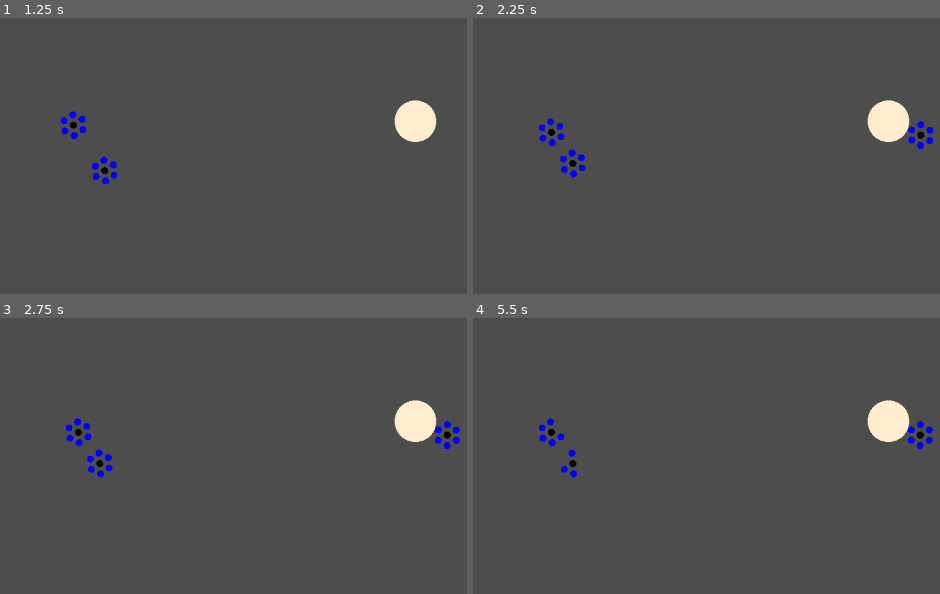
Above: before the commit, frames 1-4 (two rows, left to right).
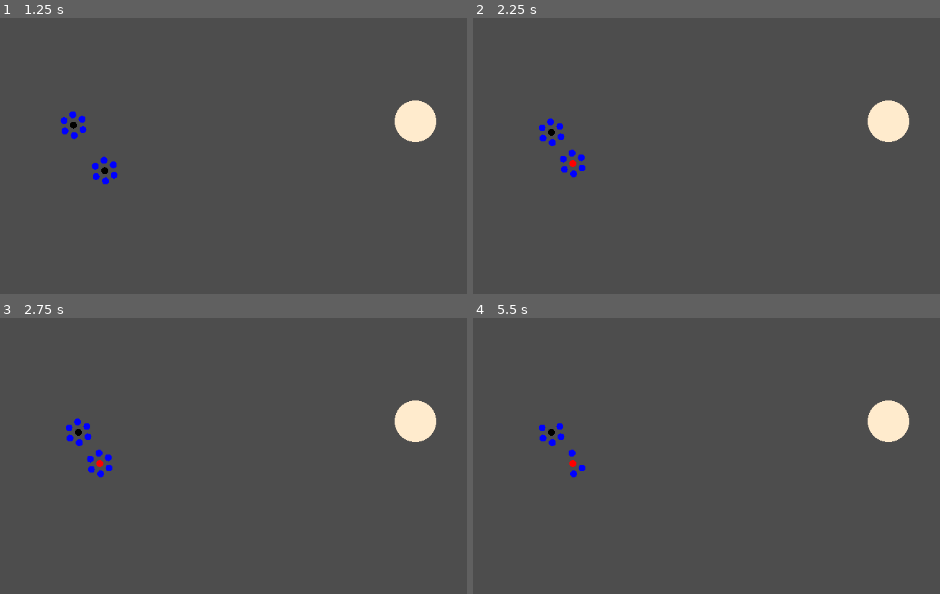
Above: after the commit, the same moments.

Repository: the-alex-g/CardGame
Game: Godot game, scene res://world/world.tscn
Same seed, same stepped clock (60 frames per second), same inputs: the game is played once before the commit and once after it.
Inputs (mouse positions are in pixels of both pictures, inside the frame that each line leads up to):
- Up to frame 1 (1.25 s): move the mouse to (28, 62) at 0.52 s; click (28, 62) at 0.67 s
- Up to frame 2 (2.25 s): move the mouse to (575, 169) at 1.27 s; click (575, 169) at 1.42 s; tap Enter at 2 s; move the mouse to (888, 120) at 2.02 s; click (888, 120) at 2.17 s
- Up to frame 3 (2.75 s): no input
- Up to frame 4 (5.5 s): tap Space at 2.75, 5 s; move the mouse to (921, 433) at 2.77 s; click (921, 433) at 2.92 s; move the mouse to (outside the picture) at 3.52 s; click (outside the picture) at 3.67 s; tap Enter at 4.25 s; move the mouse to (631, 475) at 4.27 s; click (631, 475) at 4.42 s; move the mouse to (911, 541) at 5.02 s; click (911, 541) at 5.17 s

Frame 1 is identical in both runs. In frame 2, 0.3% of the frame differs, in the area x 20-99%, y 37-54%; in frame 3, 0.3%; in frame 4, 0.4%, in the area x 15-99%, y 36-57%.

Commit message:
Add adding captains to units

Diff:
--- a/project/shared/selection_manager.gd
+++ b/project/shared/selection_manager.gd
@@ -8,7 +8,8 @@
 
 
 func _ready()->void:
-	object = load("res://unit/unit.tscn").instantiate()
+	object = load("res://soldier/captain/captain.tscn").instantiate()
+	object.color = Color.RED
 
 
 func _set_object(value:Node2D)->void:
--- a/project/unit/unit.gd
+++ b/project/unit/unit.gd
@@ -183,11 +183,19 @@
 	_targeting_system.aquired_new_target.connect(Callable(captain, "_on_unit_targeting_update_target"))
 
 
+func _resolve_click()->void:
+	match SelectionManager.selected_object_type:
+		SelectionManager.ObjectTypes.CAPTAIN:
+			_add_captain(SelectionManager.object)
+
+
 func _instance_captain(captain:Captain)->void:
-	_get_soldiers()[0].hide()
+	_soldier_container.get_children()[0].hide()
 	captain.root_unit = self
+	if _captain != null:
+		_captain.queue_free()
 	_captain = captain
-	add_child(captain)
+	add_child(_captain)
 
 
 func _apply_captain_bonus(unit_bonus:Stats)->void:
--- a/project/world/world.tscn
+++ b/project/world/world.tscn
@@ -13,7 +13,3 @@
 
 [node name="Tower" parent="." instance=ExtResource("2_dymgq")]
 position = Vector2(599, 149)
-health = 30
-tower_spawn_radius = 300
-tower_radius = 30
-team_index = 0
